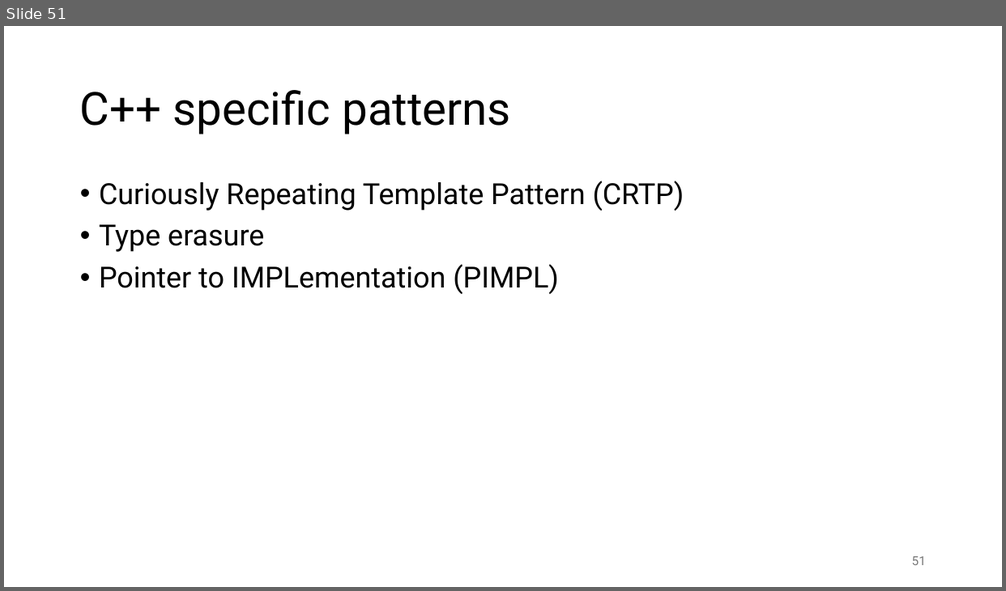
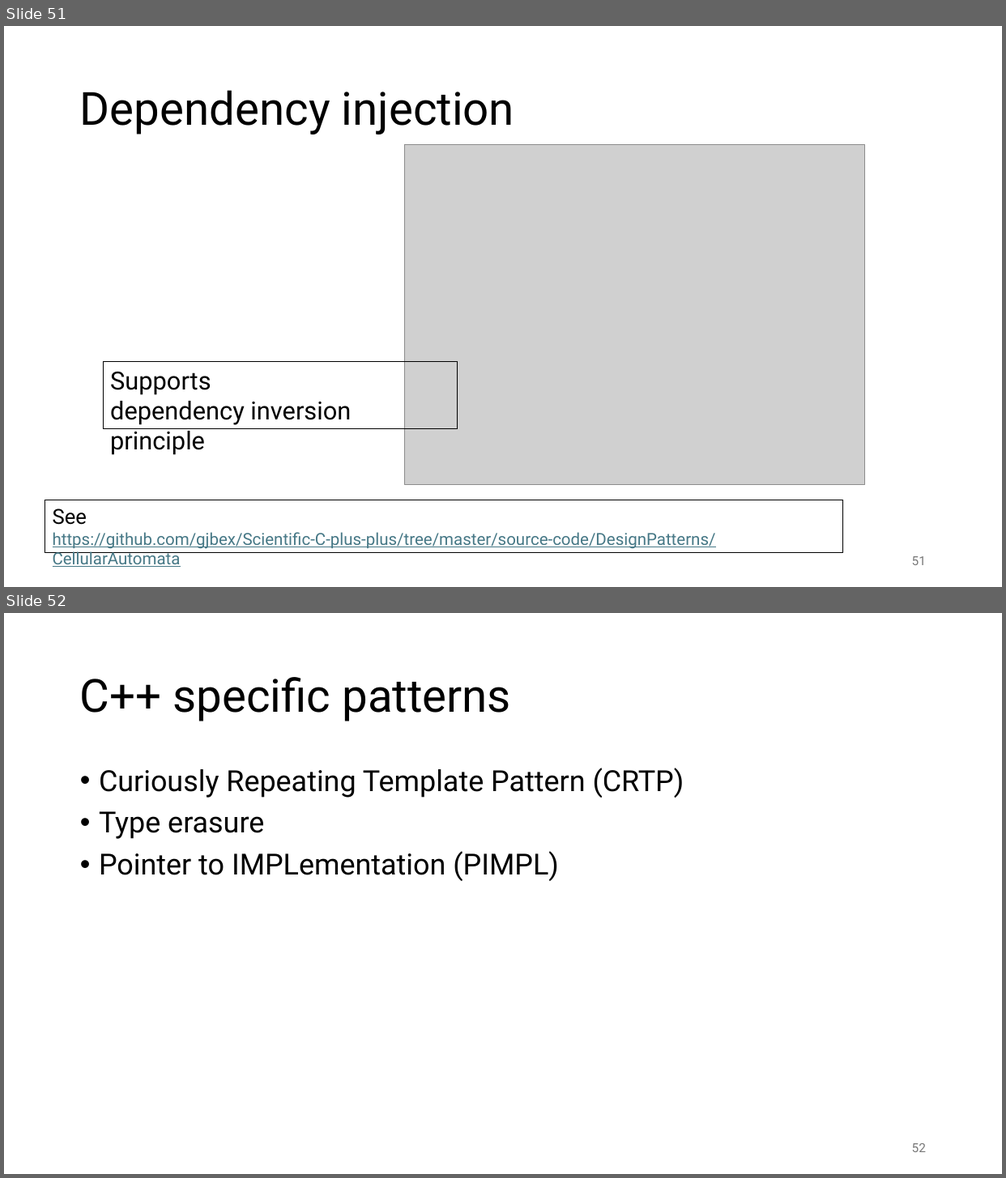
Before and after one commit to gjbex/C-plus-plus-software-engineering, a slide deck: cpp_software_engineering.pptx. Shown one above the other, each under a label of ours: slide 51 before the commit, slides 51 and 52 after it. The pictures are 1006x591 and 1006x1178 pixels, drawn with LibreOffice and Linux fonts; fonts in the diff are those of the drawing; grey boxes stand for pictures. Boxes give left, top, right and bottom in pixels: in the first picture for what was removed or moved away, otherwise in the second. Text is boxed around its words. In the diff, an @@ line names an element or a change of style, - is before the commit and + after.

Commit message:
Add slide on dependency injection

```diff
--- a/cpp_software_engineering.pptx
+++ b/cpp_software_engineering.pptx
@@ slide 51 added at (4,26,1002,587), background #FFFFFF @@
@@ title added at (80,90,514,135), 44 pt, text #000000 @@
+Dependency injection
@@ picture added at (405,145,866,485) @@
@@ rectangle added at (103,361,457,429), outline #000000 0.75 pt, 24 pt, text #000000 @@
+Supports
+dependency inversion principle
@@ rectangle added at (45,500,844,553), outline #000000 0.75 pt, 16 pt, text #467886, underline @@
+See
+https://github.com/gjbex/Scientific-C-plus-plus/tree/master/source-code/DesignPatterns/CellularAutomata
@@ page number added at (912,557,926,565), 12 pt, text #797979 @@
+51
@@ what was slide 51 is now slide 52 @@
@@ page number at (912,1144,926,1152): text changed @@
-51
+52
```
Also in this commit, not shown: 1 slide changed.
